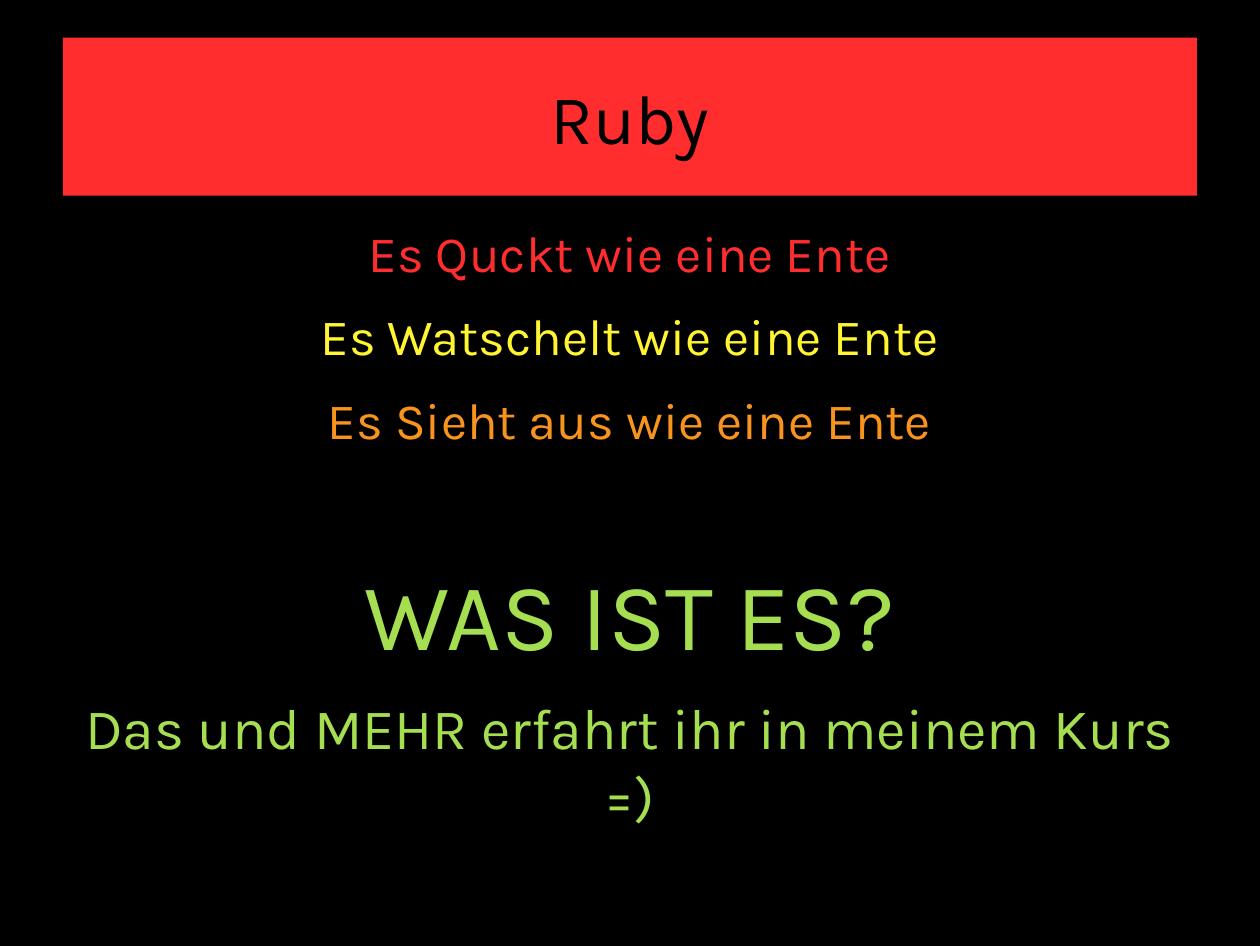
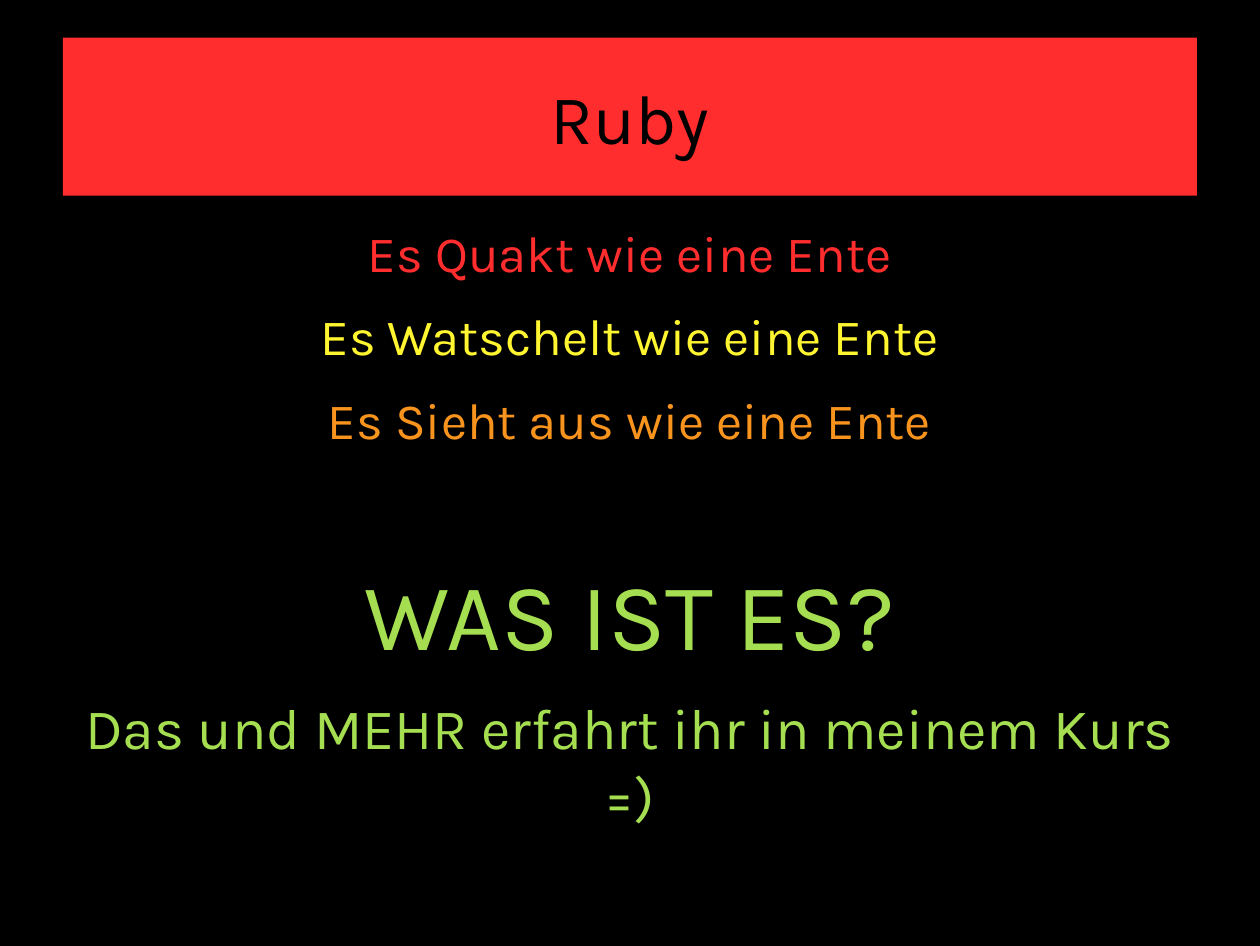
Before and after one commit to lampewebdev/rubyrailskurs, a slide deck: slide 7 of ruby.odp (slide 6 before the commit). Drawn at 1260x946 pixels with LibreOffice and Linux fonts; fonts in the diff are those of the drawing. Boxes give left, top, right and bottom in pixels: in the first picture for what was removed or moved away, otherwise in the second. Text is boxed around its words. In the diff, an @@ line names an element or a change of style, - is before the commit and + after.

```diff
--- a/ruby.odp
+++ b/ruby.odp
@@ text at (x1=368, y1=237, x2=891, y2=281): text changed @@
-Es Quckt wie eine Ente
+Es Quakt wie eine Ente
```
Also in this commit, not shown: 1 slide added, 1 other file.
